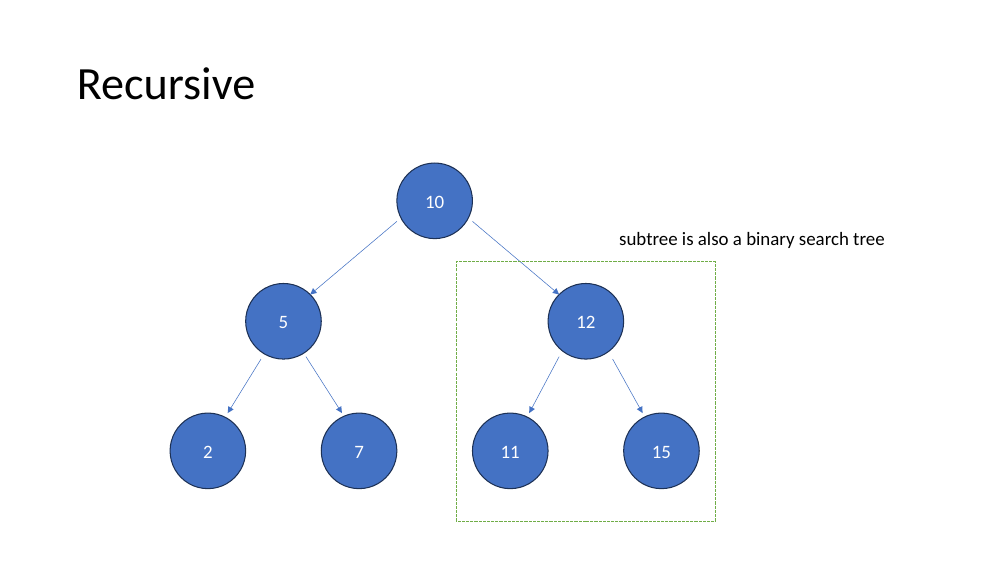
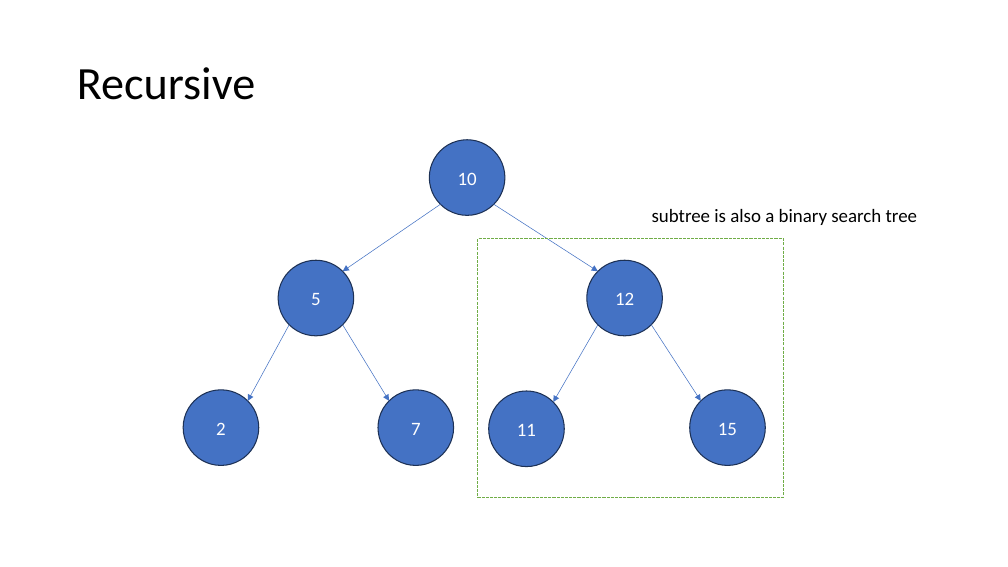
Before and after one commit to pchapin/cpp, a slide deck: slide 7 of SplayTree/SplayTrees.pptx. Drawn at 1008x567 pixels with LibreOffice and Linux fonts; fonts in the diff are those of the drawing. Boxes give left, top, right and bottom in pixels: in the first picture for what was removed or moved away, otherwise in the second. Text is boxed around its words. In the diff, an @@ line names an element or a change of style, - is before the commit and + after.

```diff
--- a/SplayTree/SplayTrees.pptx
+++ b/SplayTree/SplayTrees.pptx
@@ ellipse "10": place and size @@
-ellipse "10" at bbox=[397, 163, 473, 239]
+ellipse "10" at bbox=[430, 140, 505, 216]
@@ arrow moved from (397, 222) - (310, 295) to (441, 204) - (343, 271) @@
@@ arrow moved from (473, 222) - (560, 295) to (494, 204) - (598, 271) @@
@@ text "subtree is also a binary ...": place and size @@
-text "subtree is also a binary ..." at bbox=[619, 232, 884, 248]
+text "subtree is also a binary ..." at bbox=[652, 209, 917, 225]
@@ rectangle: place and size @@
-rectangle at bbox=[457, 262, 716, 521]
+rectangle at bbox=[478, 239, 783, 498]
@@ ellipse "5": place and size @@
-ellipse "5" at bbox=[246, 284, 321, 359]
+ellipse "5" at bbox=[278, 260, 354, 336]
@@ ellipse "12": place and size @@
-ellipse "12" at bbox=[548, 284, 624, 359]
+ellipse "12" at bbox=[587, 260, 662, 336]
@@ arrow moved from (261, 359) - (228, 413) to (290, 325) - (248, 401) @@
@@ arrow moved from (306, 357) - (342, 413) to (343, 325) - (389, 401) @@
@@ arrow moved from (560, 357) - (529, 413) to (598, 325) - (554, 402) @@
@@ arrow moved from (613, 359) - (643, 413) to (652, 325) - (701, 401) @@
@@ ellipse "2": place and size @@
-ellipse "2" at bbox=[170, 413, 246, 488]
+ellipse "2" at bbox=[183, 390, 259, 466]
@@ ellipse "7": place and size @@
-ellipse "7" at bbox=[321, 413, 397, 488]
+ellipse "7" at bbox=[378, 390, 454, 466]
@@ ellipse "11": place and size @@
-ellipse "11" at bbox=[473, 413, 548, 488]
+ellipse "11" at bbox=[488, 391, 564, 467]
@@ ellipse "15": place and size @@
-ellipse "15" at bbox=[624, 413, 699, 488]
+ellipse "15" at bbox=[690, 390, 765, 466]
```
Also in this commit, not shown: 13 other slides changed, 3 slides added.
